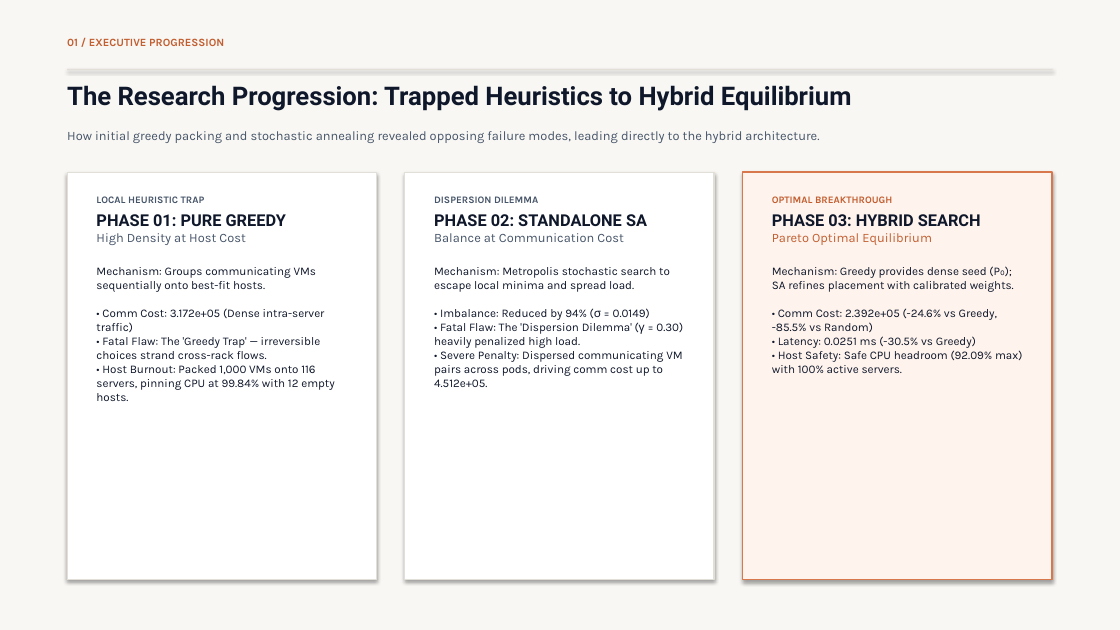
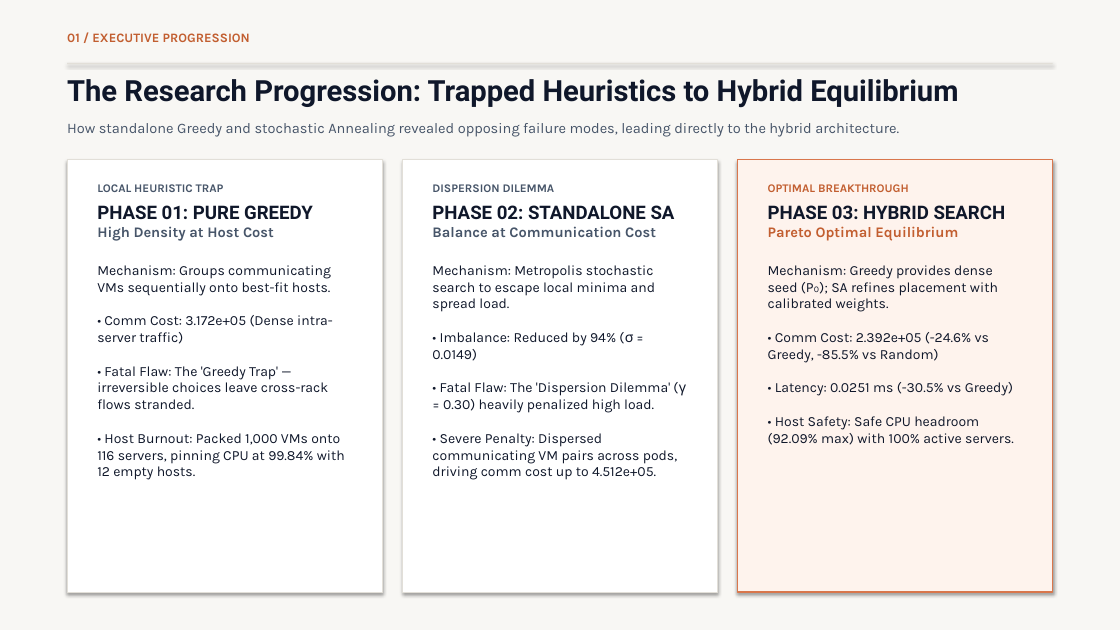
Before and after one commit to moparthipranav/CloudComputingProject, a slide deck: slide 2 of VM_Placement_Optimization_Presentation.pptx. Drawn at 1120x630 pixels with LibreOffice and Linux fonts; fonts in the diff are those of the drawing. Boxes give left, top, right and bottom in pixels: in the first picture for what was removed or moved away, otherwise in the second. Text is boxed around its words. In the diff, an @@ line names an element or a change of style, - is before the commit and + after.

Commit message:
Update presentation: increase font sizes, fill slide canvas, remove lead investigator on title slide

```diff
--- a/VM_Placement_Optimization_Presentation.pptx
+++ b/VM_Placement_Optimization_Presentation.pptx
@@ text "01 / EXECUTIVE PROGRESSION" at bbox=[67, 33, 250, 42]: size 9.5 to 11 pt @@
@@ text "The Research Progression: Trapped Heuristics ..." at bbox=[67, 79, 958, 108]: size 22 to 25 pt @@
@@ rectangle: place and size @@
-rectangle at bbox=[67, 69, 1053, 70]
+rectangle at bbox=[67, 63, 1053, 64]
@@ text at bbox=[67, 123, 899, 137]: text changed; size 11 to 12.5 pt @@
-How initial greedy packing and stochastic annealing revealed opposing failure modes, leading directly to the hybrid architecture.
+How standalone Greedy and stochastic Annealing revealed opposing failure modes, leading directly to the hybrid architecture.
@@ rectangle: place and size @@
-rectangle at bbox=[67, 172, 376, 580]
+rectangle at bbox=[67, 160, 382, 592]
@@ text "LOCAL HEURISTIC TRAP": place and size @@
-text "LOCAL HEURISTIC TRAP" at bbox=[96, 196, 334, 401]
+text "LOCAL HEURISTIC TRAP" at bbox=[97, 184, 345, 480]
@@ rectangle: place and size @@
-rectangle at bbox=[405, 172, 714, 580]
+rectangle at bbox=[402, 160, 718, 592]
@@ text "DISPERSION DILEMMA": place and size @@
-text "DISPERSION DILEMMA" at bbox=[434, 196, 683, 387]
+text "DISPERSION DILEMMA" at bbox=[432, 184, 686, 480]
@@ text "DISPERSION DILEMMA" at bbox=[432, 184, 686, 480]: size 8.5 to 10 pt in "DISPERSION DILEMMA"; size 14 to 16 pt in "PHASE 02: STANDALONE SA"; size 11 to 12.5 pt, bold on in "Balance at Communication Cost"; size 10 to 12 pt in "Mechanism: Metropolis stochastic search to escape local ..."; more space between paragraphs @@
@@ rectangle: place and size @@
-rectangle at bbox=[743, 172, 1052, 580]
+rectangle at bbox=[738, 160, 1053, 592]
@@ text "OPTIMAL BREAKTHROUGH": place and size @@
-text "OPTIMAL BREAKTHROUGH" at bbox=[772, 196, 1022, 373]
+text "OPTIMAL BREAKTHROUGH" at bbox=[768, 184, 1014, 445]
@@ text "OPTIMAL BREAKTHROUGH" at bbox=[768, 184, 1014, 445]: size 8.5 to 10 pt in "OPTIMAL BREAKTHROUGH"; size 14 to 16 pt in "PHASE 03: HYBRID SEARCH"; size 11 to 12.5 pt, bold on in "Pareto Optimal Equilibrium"; size 10 to 12 pt in "Mechanism: Greedy provides dense seed (P₀); SA ..."; more space between paragraphs @@
@@ text at bbox=[97, 184, 313, 219]: size 8.5 to 10 pt in "LOCAL HEURISTIC TRAP"; size 14 to 16 pt in "PHASE 01: PURE GREEDY"; size 11 to 12.5 pt, bold on in "High Density at Host Cost"; more space between paragraphs @@
@@ text at bbox=[97, 265, 345, 480]: text changed; size 10 to 12 pt @@
-Mechanism: Groups communicating VMs sequentially onto best-fit hosts.
-• Comm Cost: 3.172e+05 (Dense intra-server traffic)
-• Fatal Flaw: The 'Greedy Trap' — irreversible choices strand cross-rack flows.
-• Host Burnout: Packed 1,000 VMs onto 116 servers, pinning CPU at 99.84% with 12 empty hosts.
+Mechanism: Groups communicating VMs sequentially onto best-fit hosts.
+• Comm Cost: 3.172e+05 (Dense intra-server traffic)
+• Fatal Flaw: The 'Greedy Trap' — irreversible choices leave cross-rack flows stranded.
+• Host Burnout: Packed 1,000 VMs onto 116 servers, pinning CPU at 99.84% with 12 empty hosts.
```
Also in this commit, not shown: 11 other slides changed, 3 other files.
